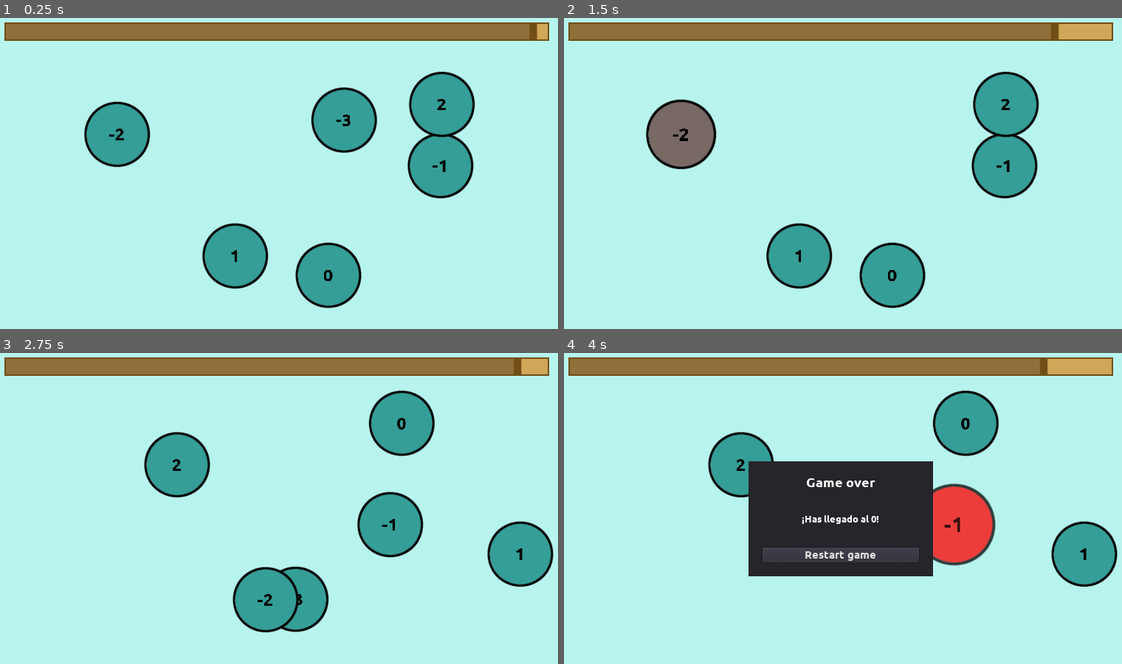
Above: before the commit, frames 1-4 (two rows, left to right).
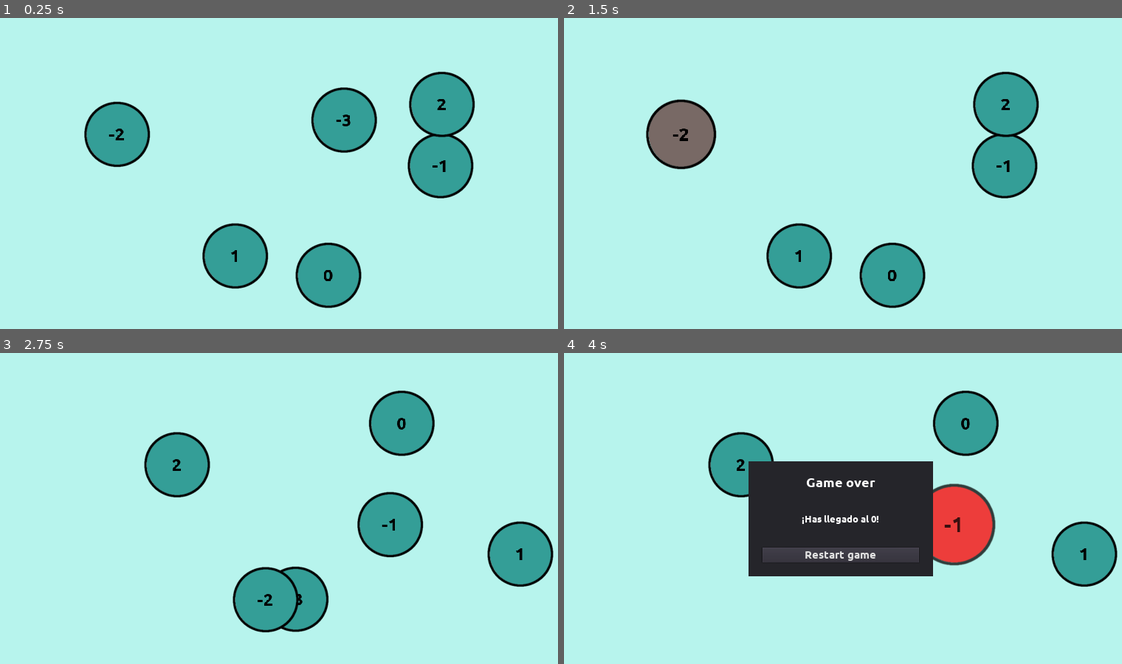
Above: after the commit, the same moments.

Repository: moisesjbc/contando-hasta-100
Game: Godot game, scene res://gameplay/main/main.tscn
Same seed, same stepped clock (60 frames per second), same inputs: the game is played once before the commit and once after it.
Inputs (mouse positions are in pixels of both pictures, inside the frame that each line leads up to):
- Up to frame 1 (0.25 s): no input
- Up to frame 2 (1.5 s): move the mouse to (909, 120) at 0.52 s; click (909, 120) at 0.67 s; move the mouse to (681, 133) at 1.27 s; click (681, 133) at 1.42 s
- Up to frame 3 (2.75 s): click "Restart game" at 2 s
- Up to frame 4 (4 s): move the mouse to (831, 598) at 2.77 s; click (831, 598) at 2.92 s; move the mouse to (954, 524) at 3.52 s; click (954, 524) at 3.67 s

The runs differ from the first frame. In frame 1, 5.8% of the frame differs, in the area x 0-99%, y 1-8%; in frame 2, 5.8%; in frame 3, 5.8%; in frame 4, 5.8%.

Commit message:
Remove time bar

Diff:
--- a/godot-project/gameplay/main/main.gd
+++ b/godot-project/gameplay/main/main.gd
@@ -9,7 +9,6 @@
 
 
 func reset():
-	$GUI/margin_container/time_bar.reset()
 	$balls_manager.set_level(current_expected_value)
 
 
@@ -17,12 +16,9 @@
 	self.current_expected_value = current_expected_value
 	reset()
 
+
 func next_level():
 	set_level(current_expected_value + 1)
-
-
-func _on_time_bar_timeout():
-	reset()
 
 
 func _on_balls_manager_number_selected(current_value):
--- a/godot-project/gameplay/main/main.tscn
+++ b/godot-project/gameplay/main/main.tscn
@@ -1,7 +1,6 @@
-[gd_scene load_steps=5 format=2]
+[gd_scene load_steps=4 format=2]
 
 [ext_resource path="res://gameplay/balls_manager/balls_manager.tscn" type="PackedScene" id=1]
-[ext_resource path="res://gameplay/gui/time_bar/time_bar.tscn" type="PackedScene" id=2]
 [ext_resource path="res://gameplay/main/main.gd" type="Script" id=3]
 [ext_resource path="res://gameplay/gui/game_over_panel/game_over_panel.tscn" type="PackedScene" id=4]
 
@@ -12,15 +11,6 @@
 
 [node name="GUI" type="Node" parent="."]
 
-[node name="margin_container" type="MarginContainer" parent="GUI"]
-anchor_right = 1.0
-custom_constants/margin_right = 50
-custom_constants/margin_top = 10
-custom_constants/margin_left = 50
-
-[node name="time_bar" parent="GUI/margin_container" instance=ExtResource( 2 )]
-margin_bottom = 50.0
-
 [node name="center_container" type="CenterContainer" parent="GUI"]
 anchor_right = 1.0
 anchor_bottom = 1.0
@@ -29,4 +19,3 @@
 [node name="game_over_panel" parent="GUI/center_container" instance=ExtResource( 4 )]
 
 [connection signal="number_selected" from="balls_manager" to="." method="_on_balls_manager_number_selected"]
-[connection signal="timeout" from="GUI/margin_container/time_bar" to="." method="_on_time_bar_timeout"]
